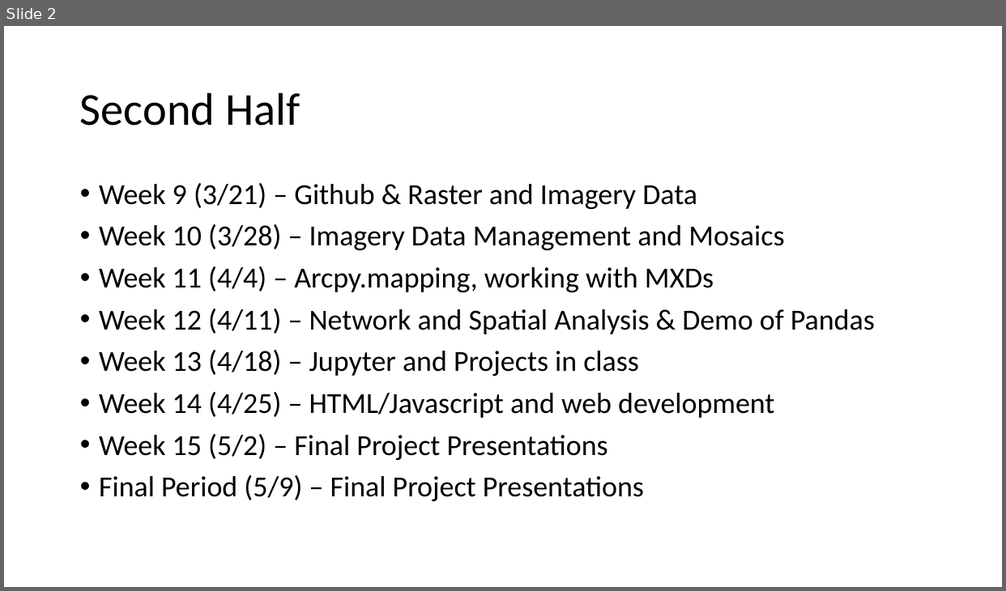
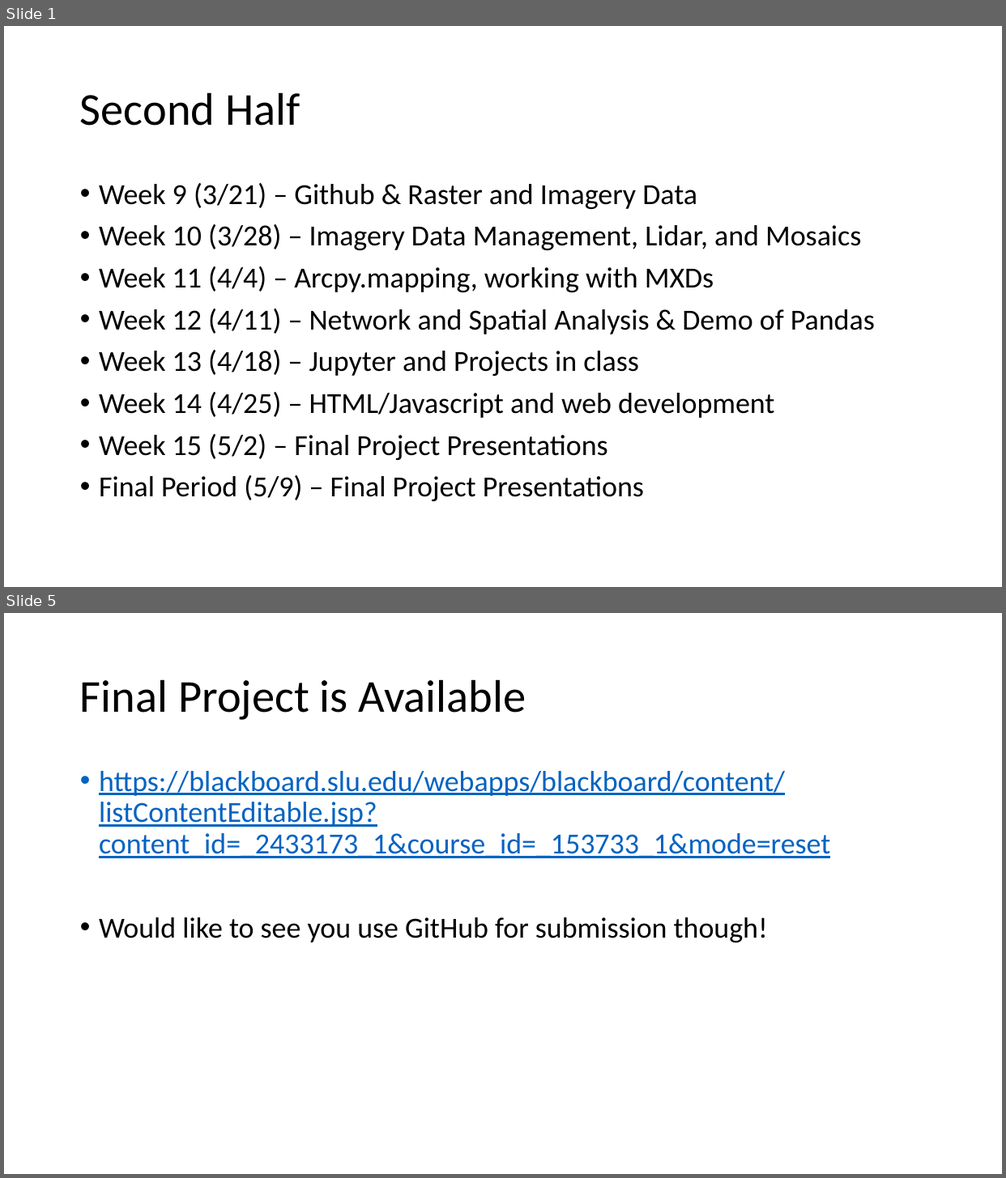
Before and after one commit to gbrunner/programming-for-gis-and-rs, a slide deck: Week_9/second_half_agenda.pptx. Shown one above the other, each under a label of ours: slide 2 before the commit, slides 1 and 5 after it; the slides between them are not shown. The pictures are 1006x591 and 1006x1178 pixels, drawn with LibreOffice and Linux fonts; fonts in the diff are those of the drawing. Boxes give left, top, right and bottom in pixels: in the first picture for what was removed or moved away, otherwise in the second. Text is boxed around its words. In the diff, an @@ line names an element or a change of style, - is before the commit and + after.

Commit message:
updating week 9 and 10

```diff
--- a/Week_9/second_half_agenda.pptx
+++ b/Week_9/second_half_agenda.pptx
@@ slide 5 added at <box>4,613,1002,1174</box>, background #FFFFFF @@
@@ title added at <box>80,679,526,720</box>, 44 pt, text #000000 @@
+Final Project is Available
@@ text added at <box>99,771,830,943</box>, 28 pt, text #0563C1, underline @@
+• https://blackboard.slu.edu/webapps/blackboard/content/listContentEditable.jsp?content_id=_2433173_1&course_id=_153733_1&mode=reset
+• Would like to see you use GitHub for submission though!
@@ what was slide 2 is now slide 1 @@
@@ slide 1 changed as well @@
@@ text at <box>99,224,861,250</box>: text changed @@
-• Week 10 (3/28) – Imagery Data Management and Mosaics
+• Week 10 (3/28) – Imagery Data Management, Lidar, and Mosaics
```
Also in this commit, not shown: 4 other slides added, 1 slide removed, 5 other files.
